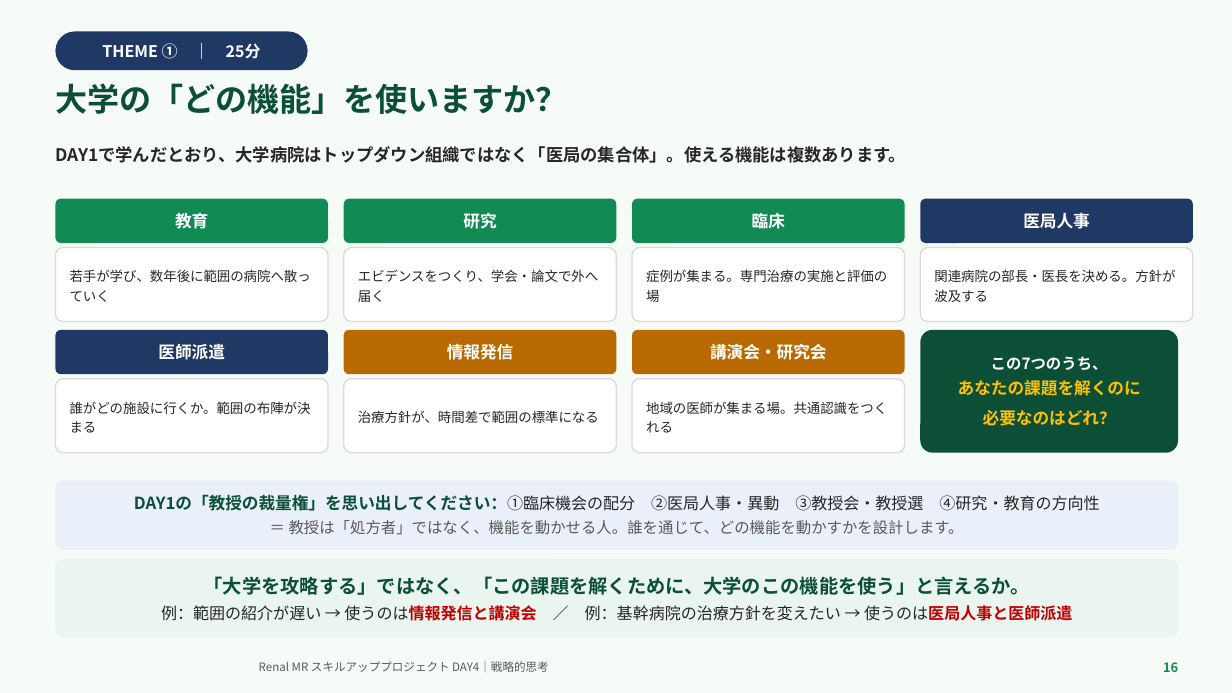
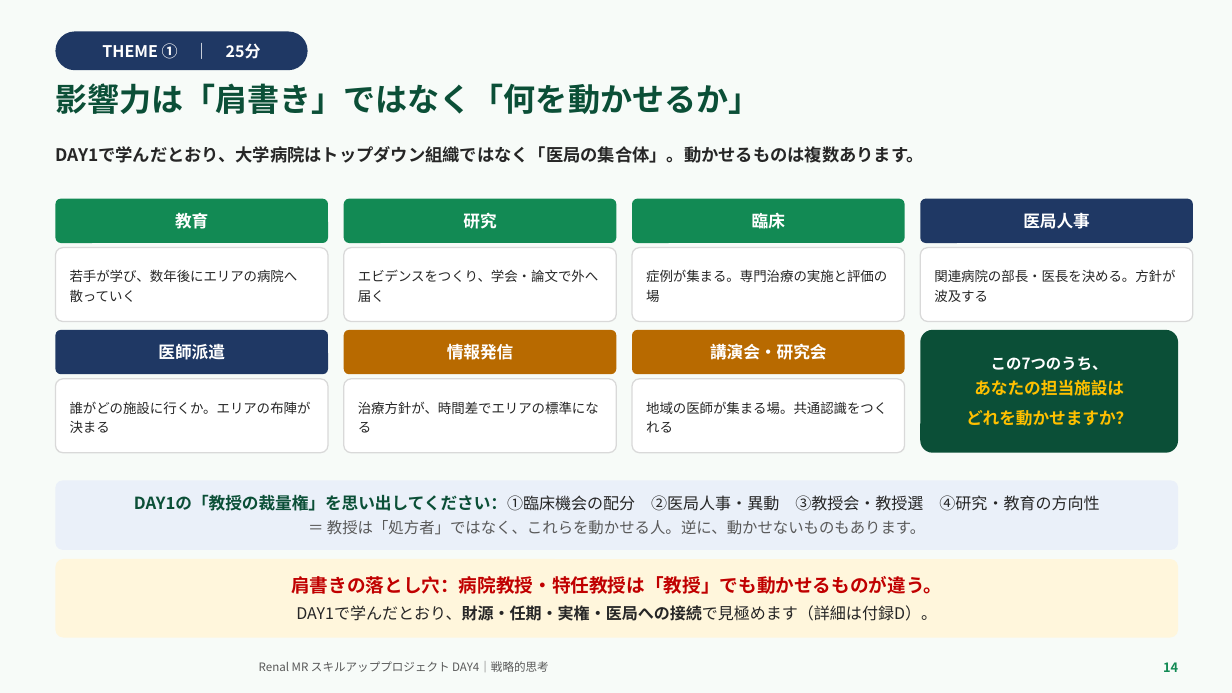
Before and after one commit to TAKUYA-1187/Claude, a slide deck: slide 14 of novartis_training/DAY4_ちょっと分かるだけで世界が変わる.pptx (slide 16 before the commit). Drawn at 1232x693 pixels with LibreOffice and Linux fonts; fonts in the diff are those of the drawing; background and template pictures are left out. Boxes give left, top, right and bottom in pixels: in the first picture for what was removed or moved away, otherwise in the second. Text is boxed around its words. In the diff, an @@ line names an element or a change of style, - is before the commit and + after.

```diff
--- a/novartis_training/DAY4_ちょっと分かるだけで世界が変わる.pptx
+++ b/novartis_training/DAY4_ちょっと分かるだけで世界が変わる.pptx
@@ text at (55,83,760,114): text changed @@
-大学の「どの機能」を使いますか？
+影響力は「肩書き」ではなく「何を動かせるか」
@@ text at (55,146,923,163): text changed @@
-DAY1で学んだとおり、大学病院はトップダウン組織ではなく「医局の集合体」。使える機能は複数あります。
+DAY1で学んだとおり、大学病院はトップダウン組織ではなく「医局の集合体」。動かせるものは複数あります。
@@ text in rounded rectangle at (70,269,298,302): text changed @@
-若手が学び、数年後に範囲の病院へ散っていく
+若手が学び、数年後にエリアの病院へ散っていく
@@ text in rounded rectangle at (966,379,1132,426): text changed @@
-あなたの課題を解くのに
-必要なのはどれ？
+あなたの担当施設は
+どれを動かせますか？
@@ text in rounded rectangle at (70,401,311,433): text changed @@
-誰がどの施設に行くか。範囲の布陣が決まる
+誰がどの施設に行くか。エリアの布陣が決まる
@@ text in rounded rectangle at (358,401,599,433): text changed @@
-治療方針が、時間差で範囲の標準になる
+治療方針が、時間差でエリアの標準になる
@@ text in rounded rectangle at (327,520,925,535): text changed @@
-＝ 教授は「処方者」ではなく、機能を動かせる人。誰を通じて、どの機能を動かすかを設計します。
+＝ 教授は「処方者」ではなく、これらを動かせる人。逆に、動かせないものもあります。
@@ rounded rectangle "肩書きの落とし穴：病院教授・特任教授は「教授」でも動かせるものが違う。" at (55,559,1178,638): fill #E9F5EE to #FFF6DC @@
@@ text in rounded rectangle at (291,576,942,621): text changed; text colour #0B4F37 to #262626 @@
-「大学を攻略する」ではなく、「この課題を解くために、大学のこの機能を使う」と言えるか。
-例：範囲の紹介が遅い → 使うのは情報発信と講演会 ／ 例：基幹病院の治療方針を変えたい → 使うのは医局人事と医師派遣
+肩書きの落とし穴：病院教授・特任教授は「教授」でも動かせるものが違う。
+DAY1で学んだとおり、財源・任期・実権・医局への接続で見極めます（詳細は付録D）。
@@ text at (1163,662,1178,672): text changed @@
-16
+14
```
Also in this commit, not shown: 23 other slides changed, 2 slides added, 6 slides removed, 2 other files.
